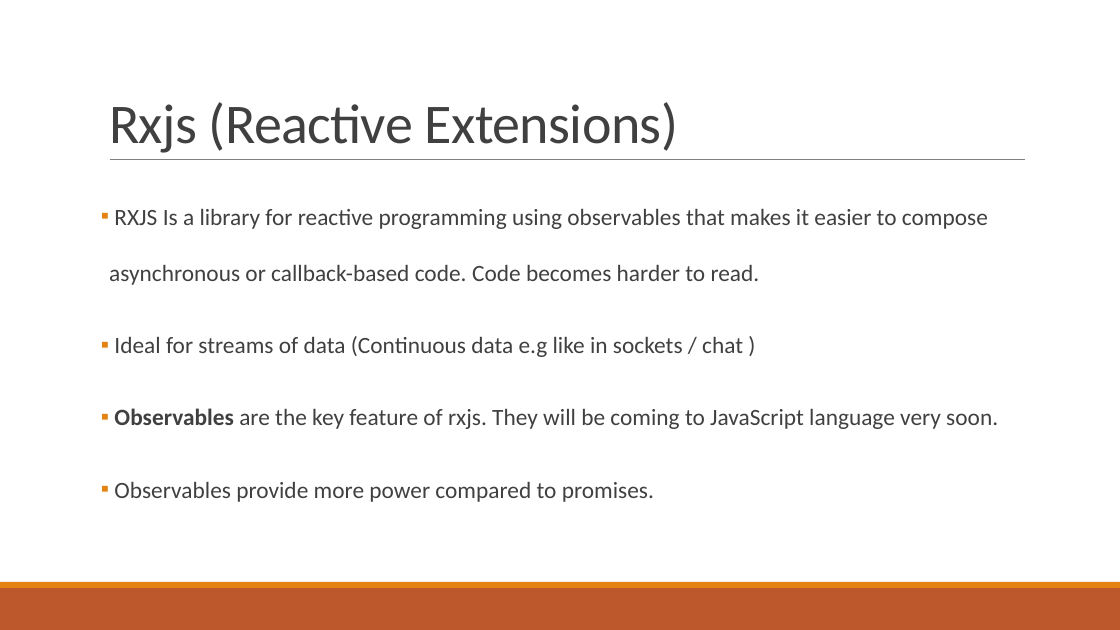
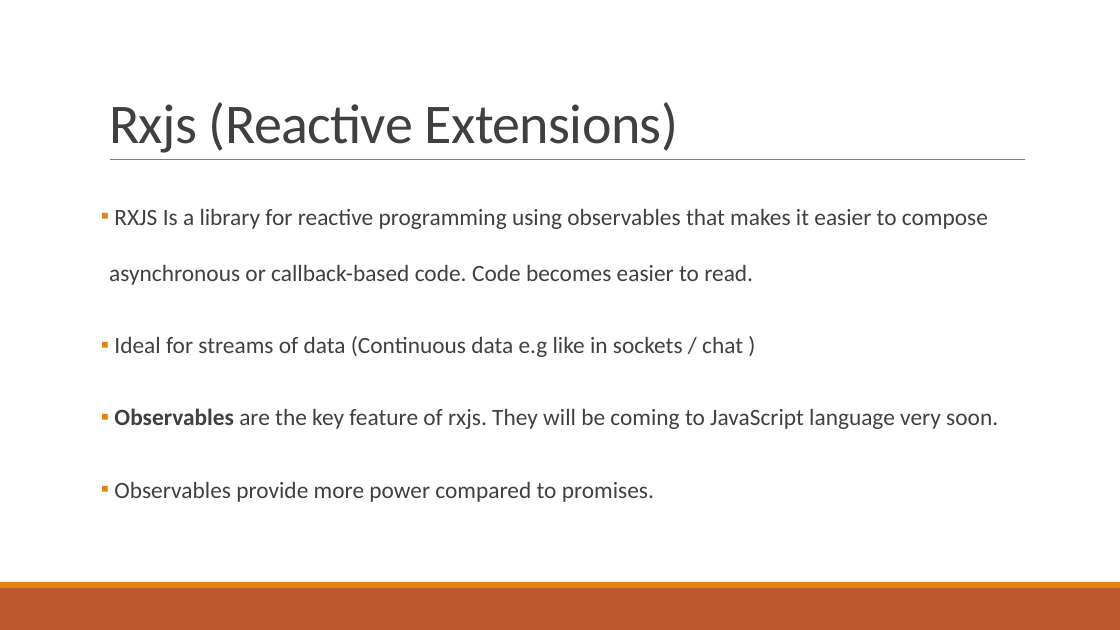
Before and after one commit to alamgirqazi/mobile-application-development-course, a slide deck: slide 14 of lecture 7/Lecture 7 - Mobile Application Development.pptx. Drawn at 1120x630 pixels with LibreOffice and Linux fonts; fonts in the diff are those of the drawing. Boxes give left, top, right and bottom in pixels: in the first picture for what was removed or moved away, otherwise in the second. Text is boxed around its words. In the diff, an @@ line names an element or a change of style, - is before the commit and + after.

Commit message:
fixed lecture7 typo

```diff
--- a/lecture 7/Lecture 7 - Mobile Application Development.pptx
+++ b/lecture 7/Lecture 7 - Mobile Application Development.pptx
@@ text at (109,209,988,285): text changed @@
-▪ RXJS Is a library for reactive programming using observables that makes it easier to compose asynchronous or callback-based code. Code becomes harder to read.
+▪ RXJS Is a library for reactive programming using observables that makes it easier to compose asynchronous or callback-based code. Code becomes easier to read.
```
Also in this commit, not shown: 1 other file.
